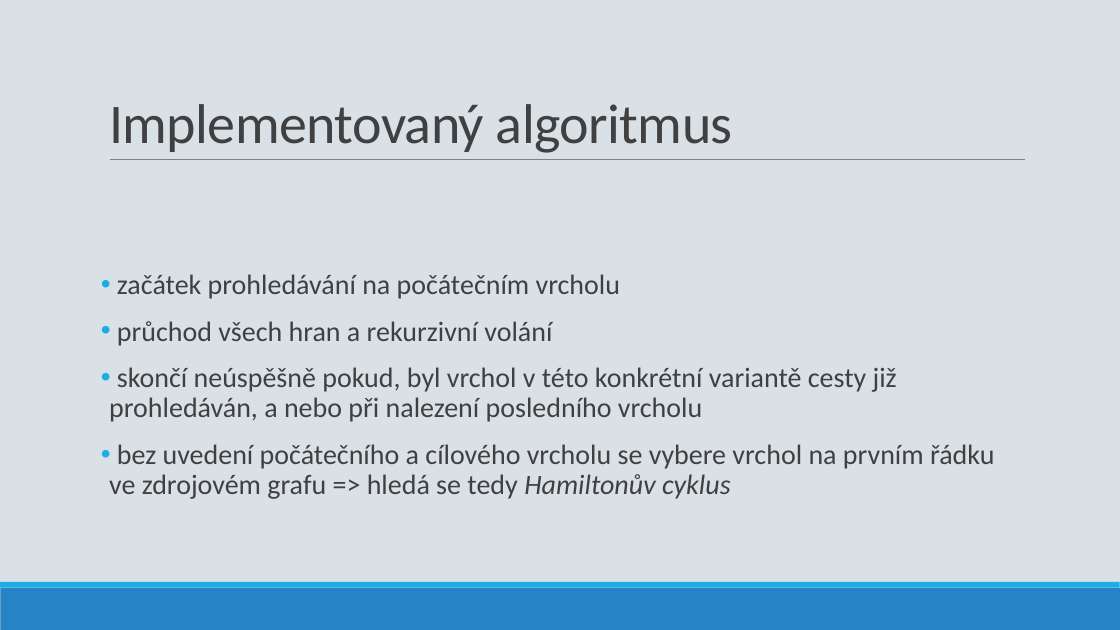
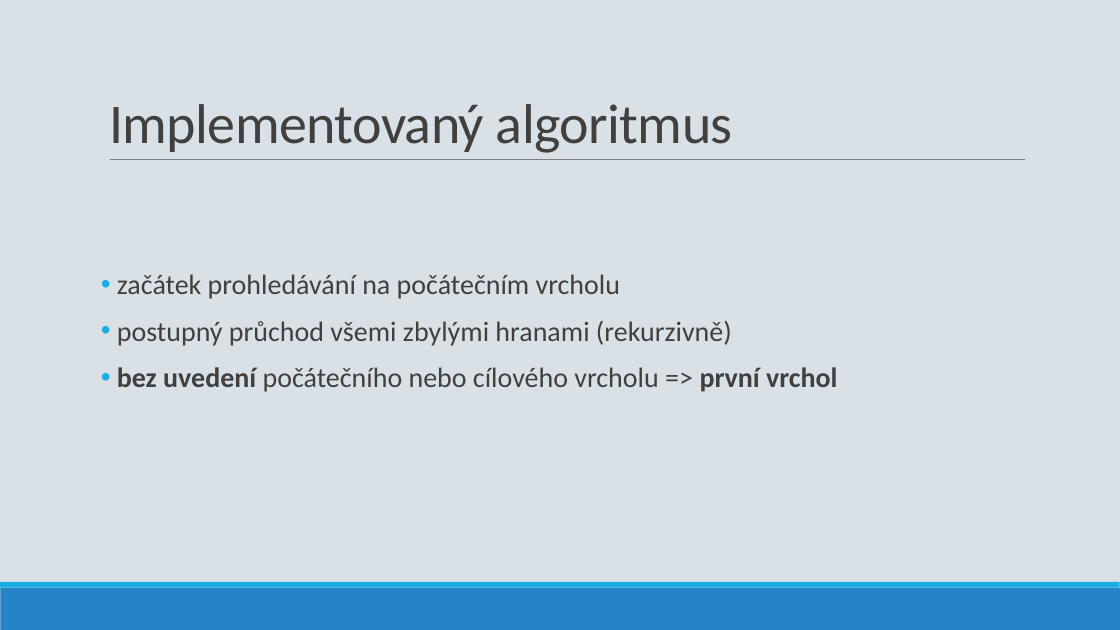
Before and after one commit to ldrahnik/ial_project_2019_2020, a slide deck: slide 6 of defense/presentation.pptx (slide 7 before the commit). Drawn at 1120x630 pixels with LibreOffice and Linux fonts; fonts in the diff are those of the drawing. Boxes give left, top, right and bottom in pixels: in the first picture for what was removed or moved away, otherwise in the second. Text is boxed around its words. In the diff, an @@ line names an element or a change of style, - is before the commit and + after.

```diff
--- a/defense/presentation.pptx
+++ b/defense/presentation.pptx
@@ text at box(117, 321, 837, 392): text changed @@
-• průchod všech hran a rekurzivní volání
-• skončí neúspěšně pokud, byl vrchol v této konkrétní variantě cesty již prohledáván, a nebo při nalezení posledního vrcholu
-• bez uvedení počátečního a cílového vrcholu se vybere vrchol na prvním řádku ve zdrojovém grafu => hledá se tedy Hamiltonův cyklus
+• postupný průchod všemi zbylými hranami (rekurzivně)
+• bez uvedení počátečního nebo cílového vrcholu => první vrchol
```
Also in this commit, not shown: 6 other slides changed, 1 slide added, 1 slide removed.
